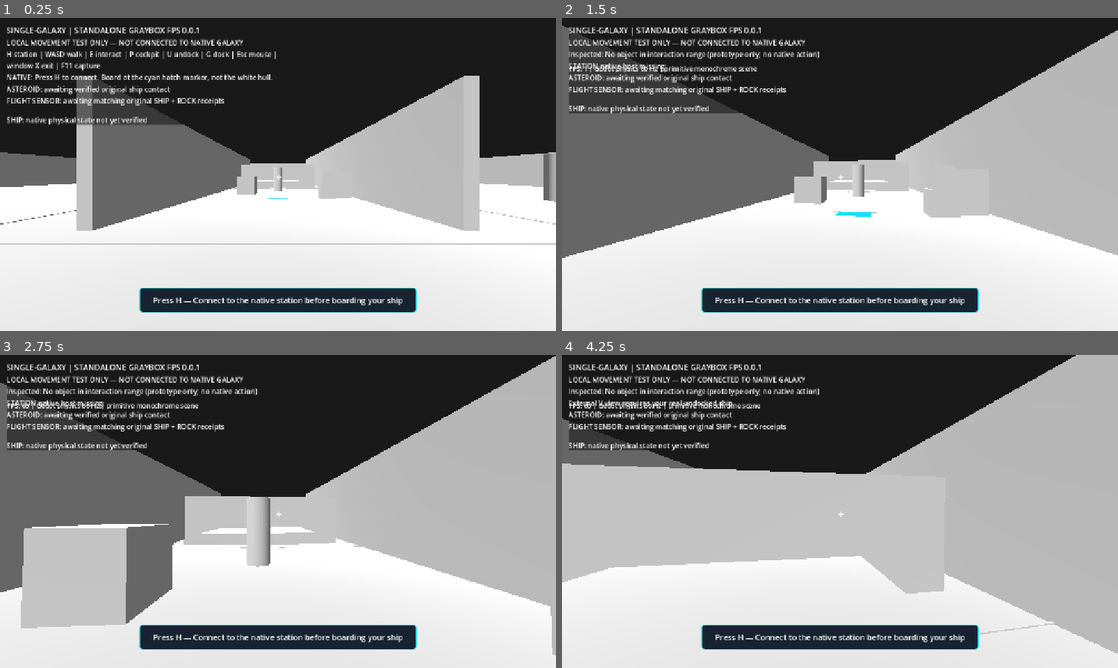
Above: before the commit, frames 1-4 (two rows, left to right).
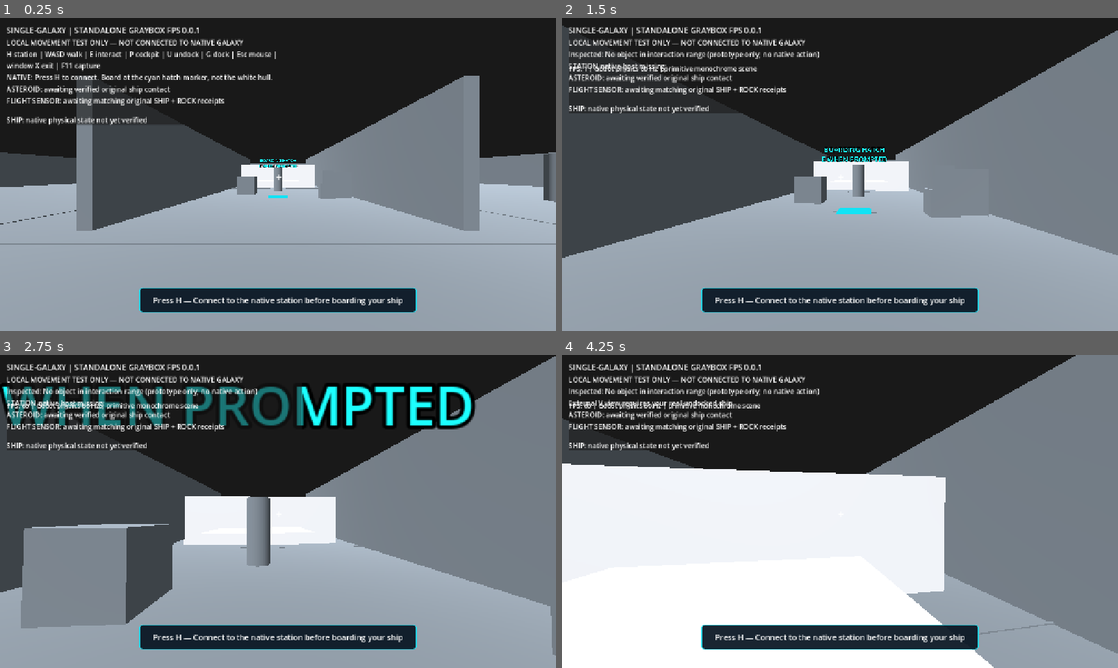
Above: after the commit, the same moments.

Repository: vjmichael/Single-galaxy
Game: Godot game, scene res://world/main.tscn
Same seed, same stepped clock (60 frames per second), same inputs: the game is played once before the commit and once after it.
Inputs (mouse positions are in pixels of both pictures, inside the frame that each line leads up to):
- Up to frame 1 (0.25 s): no input
- Up to frame 2 (1.5 s): tap H at 0.5, 1.25 s; move the mouse to (867, 174) at 0.52 s; hold W (fps_forward) from 0.53 s (still down); tap E (fps_inspect) at 0.6 s; click (867, 174) at 0.67 s; tap Space (fps_jump) at 0.77 s; move the mouse to (812, 174) at 1.27 s; tap Shift (fps_run) at 1.35 s
- Up to frame 3 (2.75 s): keep holding W (fps_forward); tap Space (fps_jump) at 1.52 s; tap H at 2 s; move the mouse to (289, 505) at 2.02 s; tap G (ship_dock) at 2.1 s
- Up to frame 4 (4.25 s): keep holding W (fps_forward); tap H at 2.75, 3.5 s; move the mouse to (834, 517) at 2.77 s; tap U (ship_undock) at 2.85 s; click (834, 517) at 2.92 s; tap Space (fps_jump) at 3.02, 3.77 s; move the mouse to (878, 514) at 3.52 s; tap V at 3.6 s

The runs differ from the first frame. In frame 1, 59% of the frame differs, in the area x 0-100%, y 18-100%; in frame 2, 66%; in frame 3, 71%, in the area x 0-100%, y 0-100%; in frame 4, 52%.

Commit message:
FP3D-UX-02 [skip ci]: fix boarding marker buried under gangway, add cyan floating sign and gray station/white ship material identity

Diff:
--- a/desktop_godot/world/main.gd
+++ b/desktop_godot/world/main.gd
@@ -1,5 +1,5 @@
 extends Node3D
-## Self-contained monochrome FPS test arena: primitive meshes and true
+## Self-contained two-tone gray station / white ship FPS: primitive meshes and true
 ## Godot physics collisions. NOT a replacement writer for native galaxy state.
 
 const PLAYER_SCRIPT := preload("res://world/player_controller.gd")
@@ -9,10 +9,13 @@
 const REFINERY_TERMINAL_UI := preload("res://world/refinery_terminal_ui.gd")
 const FLIGHT_INSTRUMENTS := preload("res://world/native_flight_instruments.gd")
 const INTERACTION_PROMPTS := preload("res://world/interaction_prompts.gd")
-const MONOCHROME := Color(0.76, 0.76, 0.76, 1.0)
+const STATION_GRAY := Color(0.47, 0.51, 0.55, 1.0)
+const SHIP_WHITE := Color(0.96, 0.97, 0.99, 1.0)
 # Visual capsule center for 1.75 m tall collider; original C++ X/Z unchanged.
 const AVATAR_CENTER_HEIGHT_M := 0.90
 var material: StandardMaterial3D
+var ship_material: StandardMaterial3D
+var flight_panel: PanelContainer
 var player # assigned CharacterBody3D with runtime PlayerController.gd; signals are script-defined
 var scope_label: Label
 var status_label: Label
@@ -49,9 +52,13 @@
 
 func _ready() -> void:
 	material = StandardMaterial3D.new()
-	material.albedo_color = MONOCHROME
+	material.albedo_color = STATION_GRAY
 	material.roughness = 1.0
 	material.metallic = 0.0
+	ship_material = StandardMaterial3D.new()
+	ship_material.albedo_color = SHIP_WHITE
+	ship_material.roughness = 0.78
+	ship_material.metallic = 0.06
 	_setup_environment()
 	station_space = Node3D.new()
 	station_space.name = "StationInterior_Prototype"
@@ -120,7 +127,11 @@
 	var box := BoxMesh.new()
 	box.size = dimensions
 	mesh.mesh = box
-	mesh.material_override = material
+	# The owned docked hull and actual cockpit have a consistent white visual
+	# identity. Station architecture remains gray. Materials are presentation
+	# only and never imply a second physical vessel.
+	var white_hull: bool = _geometry_parent == ship_space or label.begins_with("Docked owned ship") or label.begins_with("Ship wing")
+	mesh.material_override = ship_material if white_hull else material
 	body.add_child(mesh)
 	var collision := CollisionShape3D.new()
 	var shape := BoxShape3D.new()
@@ -216,8 +227,21 @@
 	hatch_color.albedo_color = Color(0.08, 0.89, 0.96, 1.0)
 	hatch_color.shading_mode = BaseMaterial3D.SHADING_MODE_UNSHADED
 	hatch.material_override = hatch_color
-	hatch.position = Vector3(0.0, 0.02, 0.0)
+	# The gangway is a solid surface with top Y=0.03 m. The former marker
+	# ended at Y=0.0275 m: hidden UNDER that floor! Its top is now 0.085 m.
+	# The marker has no collision, and the server's 600mm hatch stays (0,0).
+	hatch.position = Vector3(0.0, 0.0775, 0.0)
 	_geometry_parent.add_child(hatch)
+	var beacon := Label3D.new()
+	beacon.name = "BoardingHatch_WorldSign_VisualOnly"
+	beacon.text = "BOARDING HATCH\nE WHEN PROMPTED"
+	beacon.position = Vector3(0.0, 2.15, 0.0)
+	beacon.billboard = BaseMaterial3D.BILLBOARD_ENABLED
+	beacon.pixel_size = 0.006
+	beacon.font_size = 42
+	beacon.modulate = Color(0.12, 1.0, 1.0, 1.0)
+	beacon.no_depth_test = true
+	_geometry_parent.add_child(beacon)
 
 func _build_ship_interior() -> void:
 	# A separate visual cabin with the same 16 m prototype interior bounds as
@@ -267,7 +291,7 @@
 	var body_mesh := BoxMesh.new()
 	body_mesh.size = Vector3(8.0, 2.5, 3.0)
 	body.mesh = body_mesh
-	body.material_override = material
+	body.material_override = ship_material
 	exterior_ship_visual.add_child(body)
 	for side in [-1,1]:
 		var wing := MeshInstance3D.new()
@@ -275,7 +299,7 @@
 		var wing_mesh := BoxMesh.new()
 		wing_mesh.size = Vector3(5.5, 0.3, 1.4)
 		wing.mesh = wing_mesh
-		wing.material_override = material
+		wing.material_override = ship_material
 		wing.position = Vector3(-0.25, -0.45, float(side) * 2.35)
 		exterior_ship_visual.add_child(wing)
 	exterior_camera = Camera3D.new()
